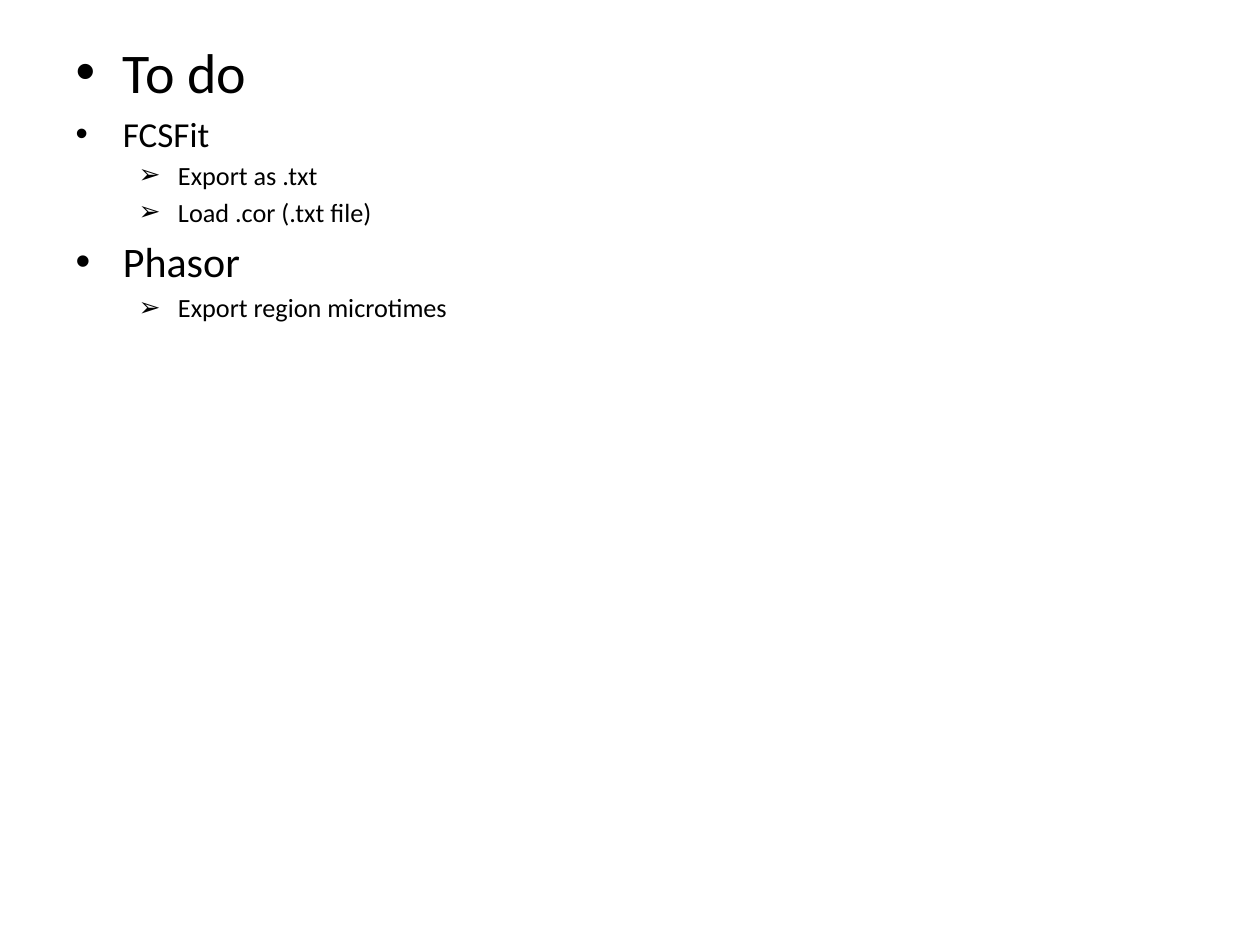
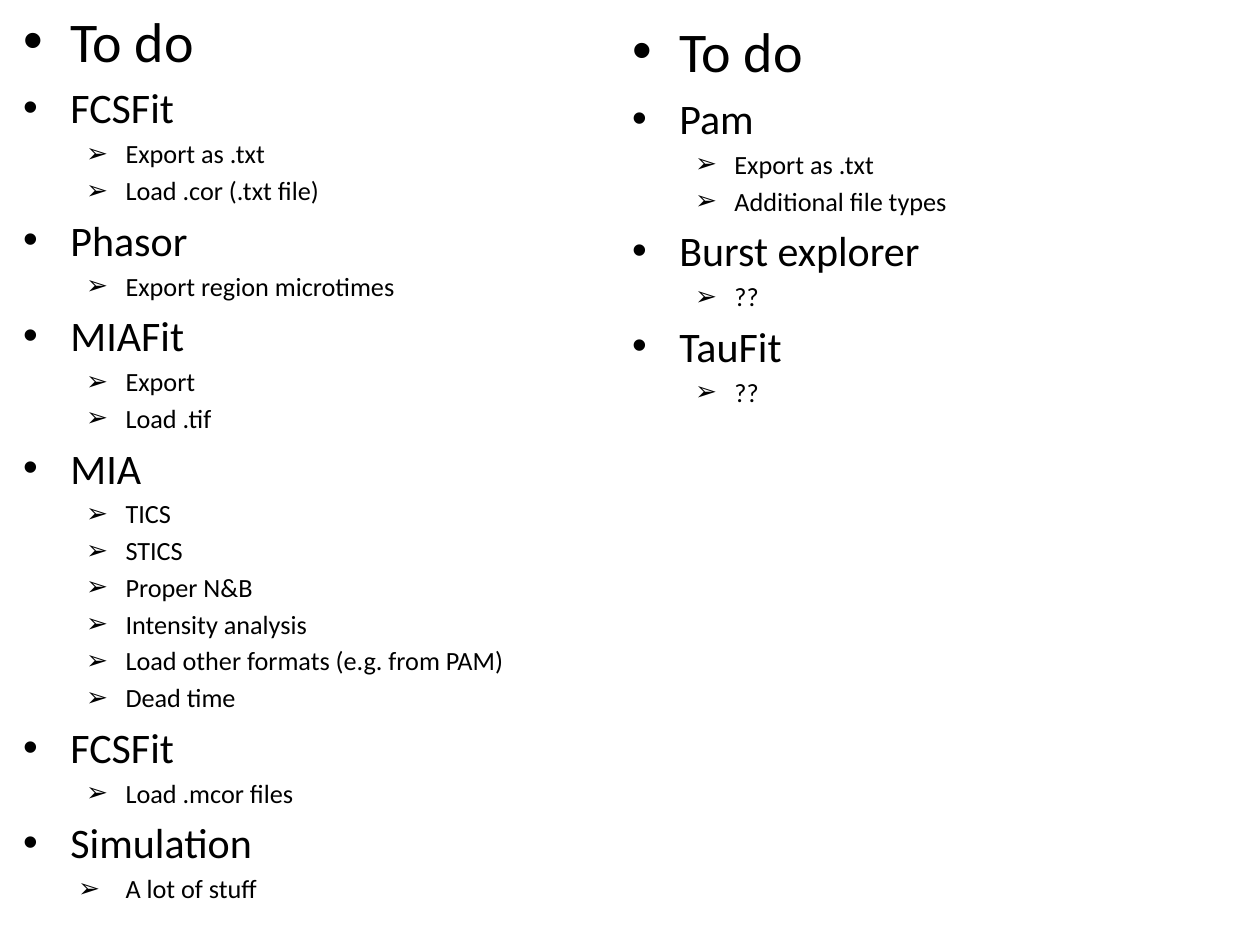
Before and after one commit to Fluorescence-Tools/PAM, a slide deck: slide 4 of New Pam.pptx. Drawn at 1260x945 pixels with LibreOffice and Linux fonts; fonts in the diff are those of the drawing. Boxes give left, top, right and bottom in pixels: in the first picture for what was removed or moved away, otherwise in the second. Text is boxed around its words. In the diff, an @@ line names an element or a change of style, - is before the commit and + after.

Commit message:
Added diffusion simulation GUI

```diff
--- a/New Pam.pptx
+++ b/New Pam.pptx
@@ text "To do": place and size @@
-text "To do" at <box>123,54,446,322</box>
+text "To do" at <box>70,23,503,899</box>
@@ text added at <box>679,33,947,363</box>, 15 pt, text #000000 @@
+• To do
+• Pam
+  ➢ Export as .txt
+  ➢ Additional file types
+• Burst explorer
+  ➢ ??
+• TauFit
+  ➢ ??
@@ text at <box>70,94,174,124</box>: size 20 to 24 pt in "FCSFit" @@
@@ text at <box>70,322,503,899</box>: paragraphs added @@
+• MIAFit
+  ➢ Export
+  ➢ Load .tif
+• MIA
+  ➢ TICS
+  ➢ STICS
+  ➢ Proper N&B
+  ➢ Intensity analysis
+  ➢ Load other formats (e.g. from PAM)
+  ➢ Dead time
+• FCSFit
+  ➢ Load .mcor files
+• Simulation
+    ➢ A lot of stuff
```
Also in this commit, not shown: 4 other files.
